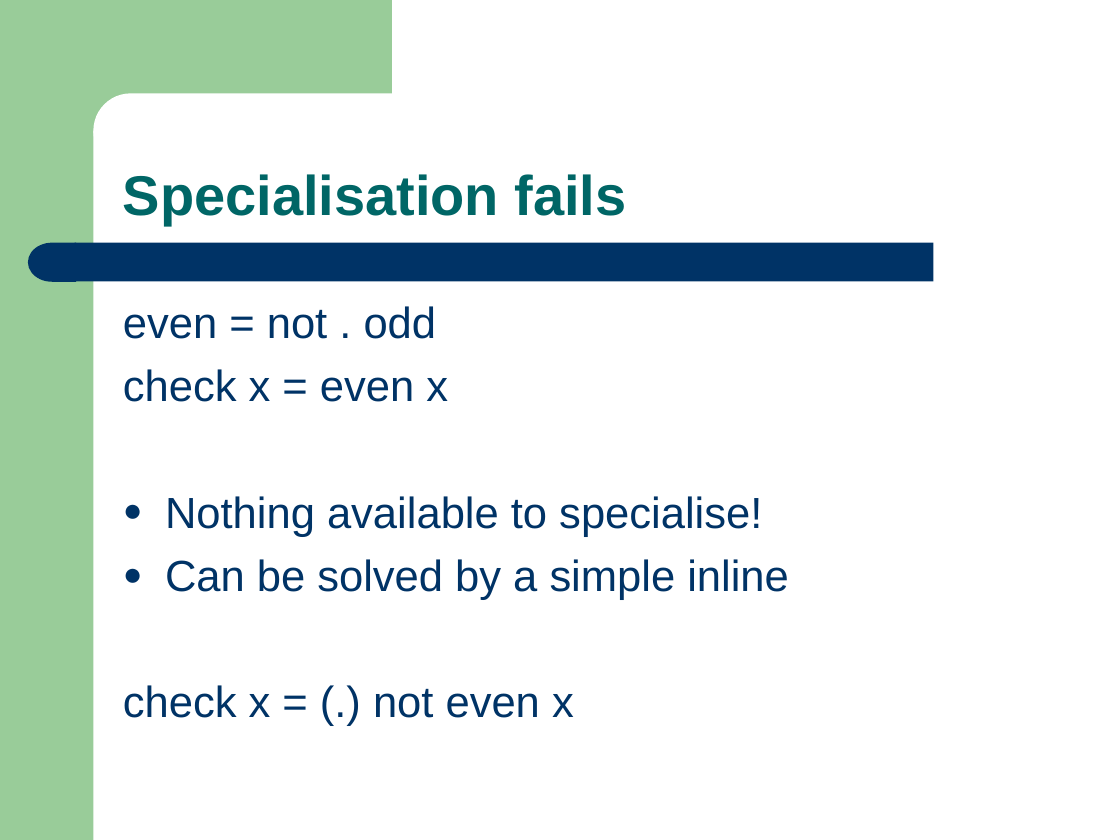
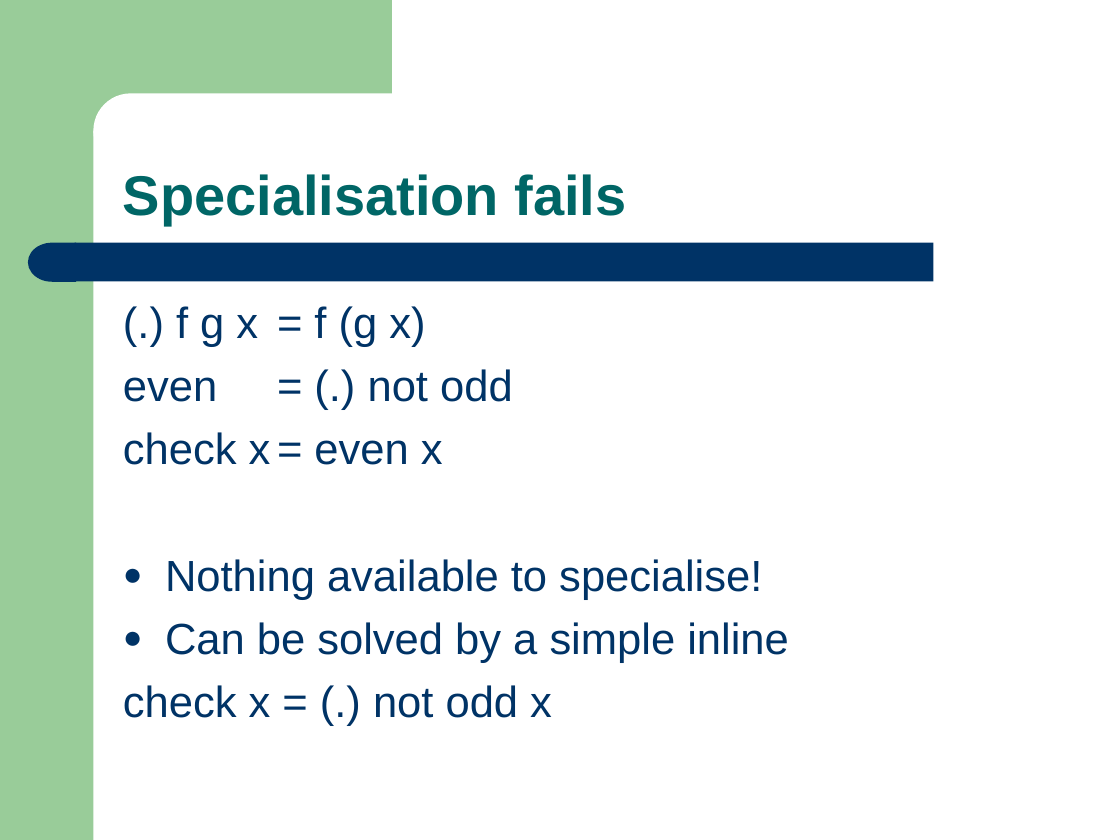
Before and after one commit to ndmitchell/catch, a slide deck: slide 10 of academic/bctcs-2007/first-order.ppt. Drawn at 1120x840 pixels with LibreOffice and Linux fonts; fonts in the diff are those of the drawing. Boxes give left, top, right and bottom in pixels: in the first picture for what was removed or moved away, otherwise in the second. Text is boxed around its words. In the diff, an @@ line names an element or a change of style, - is before the commit and + after.

```diff
--- a/academic/bctcs-2007/first-order.ppt
+++ b/academic/bctcs-2007/first-order.ppt
@@ text at [123,306,513,402]: text changed @@
-even = not . odd
+(.) f g x = f (g x)
+even = (.) not odd
@@ text at [123,685,552,718]: text changed @@
-check x = (.) not even x
+check x = (.) not odd x
```
Also in this commit, not shown: 7 other slides changed, 1 other file.
